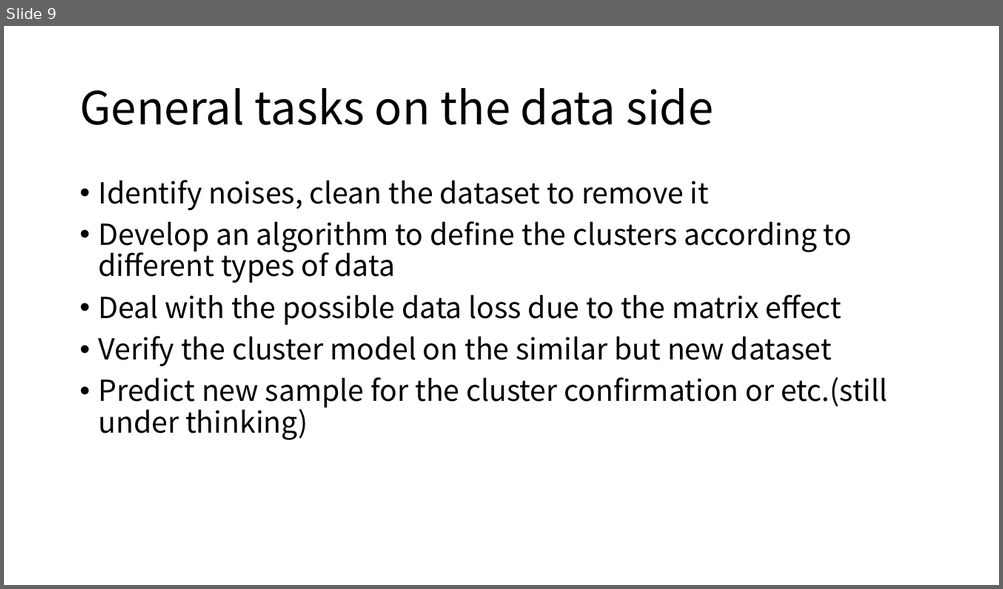
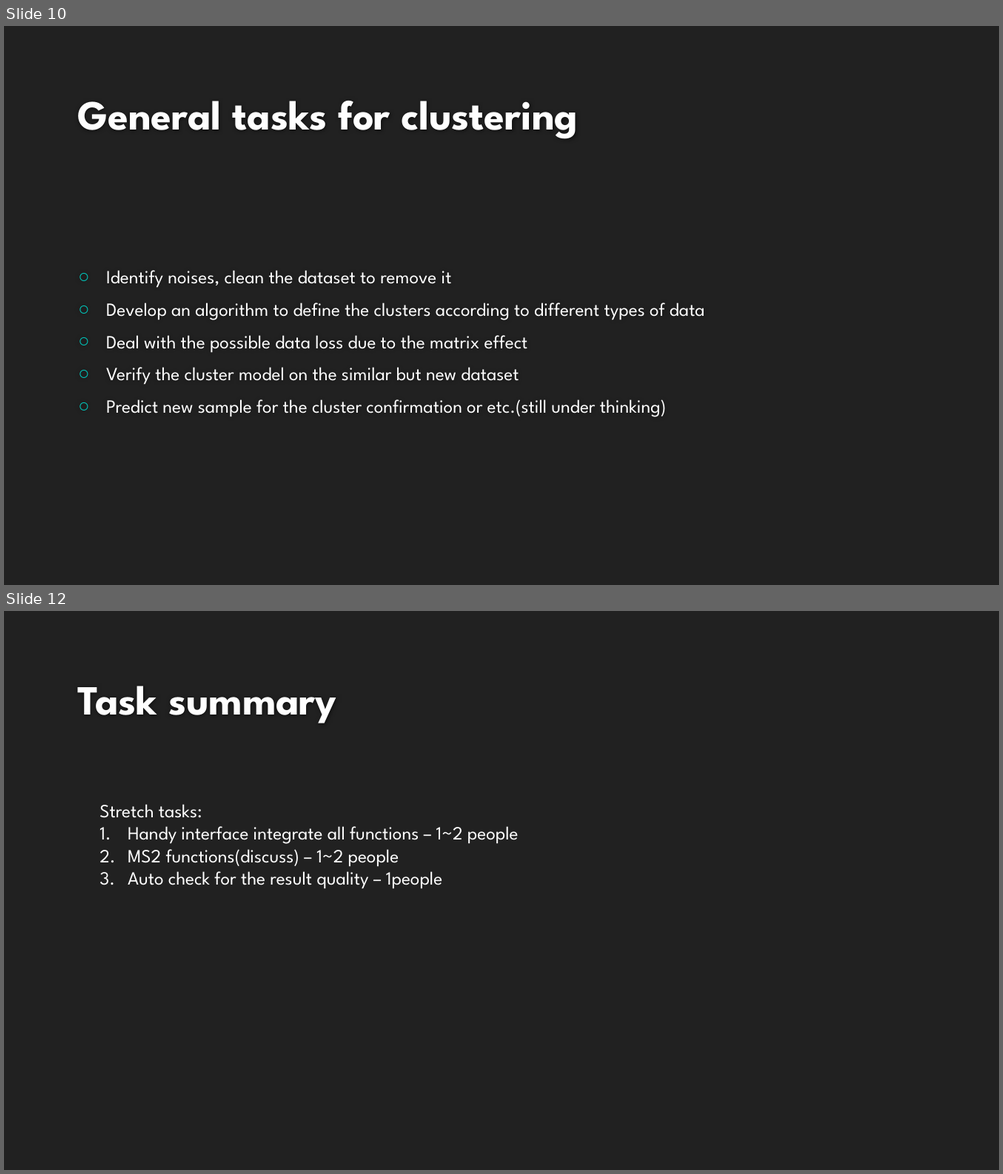
Before and after one commit to XiminHu/mass-suite, a slide deck: doc/20200327 Capstone HRMS.pptx. Shown one above the other, each under a label of ours: slide 9 before the commit, slides 10 and 12 after it; the slides between them are not shown. The pictures are 1003x589 and 1003x1174 pixels, drawn with LibreOffice and Linux fonts; fonts in the diff are those of the drawing; background and template pictures are left out. Boxes give left, top, right and bottom in pixels: in the first picture for what was removed or moved away, otherwise in the second. Text is boxed around its words. In the diff, an @@ line names an element or a change of style, - is before the commit and + after.

```diff
--- a/doc/20200327 Capstone HRMS.pptx
+++ b/doc/20200327 Capstone HRMS.pptx
@@ slide 12 added at [4,611,999,1170], background #212121 @@
@@ title added at [77,686,336,723], 40 pt, text #FEFEFE, bold @@
+Task summary
@@ text added at [99,804,518,889], 18 pt, text #FFFFFF @@
+Stretch tasks:
+1. Handy interface integrate all functions – 1~2 people
+2. MS2 functions(discuss) – 1~2 people
+3. Auto check for the result quality – 1people
@@ what was slide 9 is now slide 10 @@
@@ slide 10 changed as well @@
@@ background #FFFFFF to #212121 @@
@@ title "General tasks for clustering" at [77,101,578,139]: vertical alignment middle to bottom @@
@@ title at [77,101,578,139]: text changed; size 44 to 40 pt; font Noto Sans CJK SC to League Spartan; text colour #000000 to #FEFEFE; bold on @@
-General tasks on the data side
+General tasks for clustering
@@ text "Identify noises, clean the dataset ...": place and size @@
-text "Identify noises, clean the dataset ..." at [99,180,888,440]
+text "Identify noises, clean the dataset ..." at [106,270,705,417]
@@ text "Identify noises, clean the dataset ..." at [106,270,705,417]: size 28 to 18 pt, font Noto Sans CJK SC to League Spartan, text colour #000000 to #FFFFFF; bullet • to ○; line spacing 0.9 to 1; vertical alignment top to middle @@
```
Also in this commit, not shown: 7 other slides changed, 3 other slides added, 3 slides removed, 1 other file.
